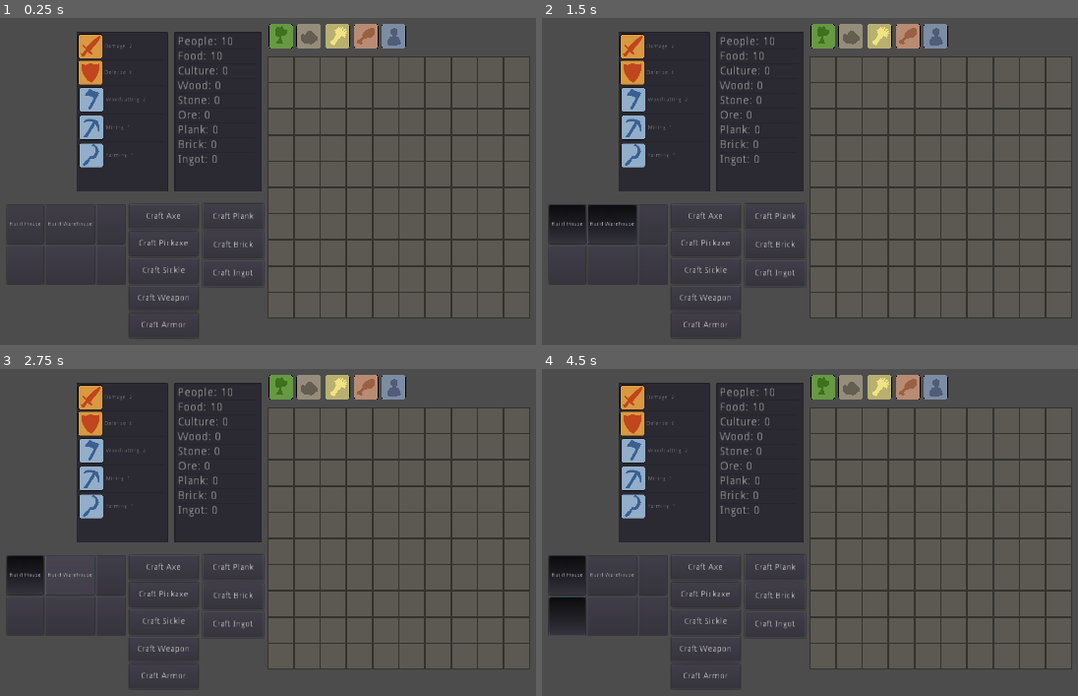
Above: before the commit, frames 1-4 (two rows, left to right).
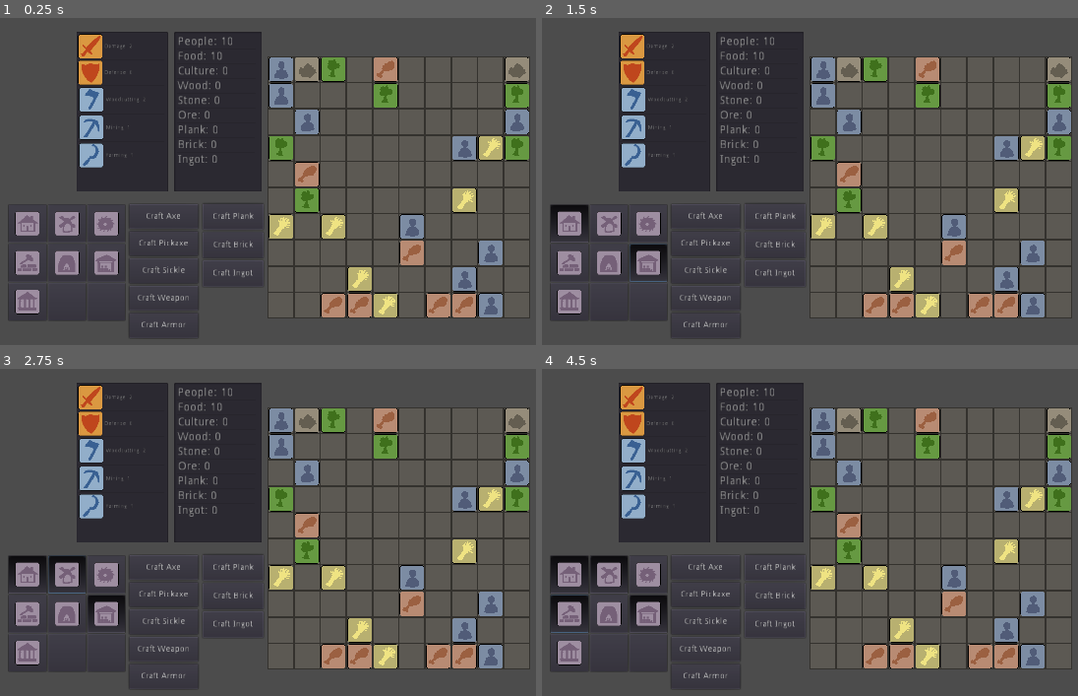
Above: after the commit, the same moments.

Repository: CertifiedIdiots/Resource-Battler
Game: Godot game, scene res://Main.tscn
Two runs of this game, one before a commit and one after it. Both use one fixed random seed, a clock stepped at 60 frames per second and the inputs below.
Inputs (mouse positions are in pixels of both pictures, inside the frame that each line leads up to; where the layout moved, square brackets give the same spot in the first picture):
- Up to frame 1 (0.25 s): no input
- Up to frame 2 (1.5 s): click (568, 224) at 0.5 s; click (649, 263) [611, 224] at 1.25 s
- Up to frame 3 (2.75 s): click (69, 575) at 2.02 s
- Up to frame 4 (4.5 s): click (654, 575) at 2.77 s; click (649, 575) at 3.52 s; click (568, 617) at 4.27 s

The runs differ from the first frame. In frame 1, 14% of the frame differs, in the area x 1-99%, y 1-93%; in frame 2, 15%; in frame 3, 15%; in frame 4, 15%.

Commit message:
board generation, all structures

Diff:
--- a/Game/Actions/Gather.gd
+++ b/Game/Actions/Gather.gd
@@ -21,6 +21,7 @@
 		if gamestate.materials["wood"] != gamestate.material_cap:
 			gamestate.materials["wood"] += clamp(gamestate.stats["woodcutting"], 0, (gamestate.material_cap-gamestate.materials["wood"]))
 			update_display()
+			self.queue_free()
 		else:
 			print("wood is full capacity!")
 
@@ -28,23 +29,28 @@
 	if (event.is_pressed()):
 		if gamestate.materials["stone"] != gamestate.material_cap:
 			gamestate.materials["stone"] += clamp(gamestate.stats["mining"], 0, (gamestate.material_cap-gamestate.materials["stone"]))
+			update_display()
+			self.queue_free()
 		else:
 			print("stone is full capacity!")
 		if gamestate.materials["ore"] != gamestate.material_cap:
 			gamestate.materials["ore"] += clamp(gamestate.stats["mining"], 0, (gamestate.material_cap-gamestate.materials["ore"]))
+			update_display()
+			self.queue_free()
 		else:
 			print("ore is full capacity!")
-		update_display()
 
 func wheat(viewport, event, shape_idx):
 	if (event.is_pressed()):
 		gamestate.food += (gamestate.stats["farming"])
 		update_display()
+		self.queue_free()
 
 func animal(viewport, event, shape_idx):
 	if (event.is_pressed()):
 		gamestate.food += (gamestate.stats["damage"])
 		update_display()
+		self.queue_free()
 
 func people(viewport, event, shape_idx):
 	if (event.is_pressed()):
@@ -52,5 +58,6 @@
 			gamestate.people += clamp(5, 0, (gamestate.people_cap-gamestate.people))
 			resourcelist.display_resources()
 			update_display()
+			self.queue_free()
 		else:
 			print("people are full capacity!")
--- a/Game/Actions/Structures.gd
+++ b/Game/Actions/Structures.gd
@@ -11,19 +11,11 @@
 	"monument": preload("res://Game/Tiles/MonumentTile.tscn").instance(),
 }
 
-var pressed
-
-func select_house(button_pressed):
+func select_structure(button_pressed):
 	if button_pressed:
-		gamestate.selected["house"] = true
+		gamestate.selected[str(self.name)] = true
 	else:
-		gamestate.selected["house"] = false
-
-func select_warehouse(button_pressed):
-	if button_pressed:
-		gamestate.selected["warehouse"] = true
-	else:
-		gamestate.selected["warehouse"] = false
+		gamestate.selected[str(self.name)] = false
 
 func place_structure():
 	if gamestate.selected["house"] and gamestate.tile_empty:
@@ -35,6 +27,47 @@
 			update_display()
 		else:
 			print("not enough material")
+
+	elif gamestate.selected["farm"] and gamestate.tile_empty:
+		if gamestate.materials["wood"] >= 2 and gamestate.materials["stone"] >= 3:
+			gamestate.materials["wood"] -= 2
+			gamestate.materials["stone"] -= 3
+			self.add_child(structure["farm"])
+			gamestate.structures["farm"] += 1
+			update_display()
+		else:
+			print("not enough material")
+
+	elif gamestate.selected["sawmill"] and gamestate.tile_empty:
+		if gamestate.materials["wood"] >= 2 and gamestate.materials["stone"] >= 3:
+			gamestate.materials["wood"] -= 2
+			gamestate.materials["stone"] -= 3
+			self.add_child(structure["sawmill"])
+			gamestate.structures["sawmill"] += 1
+			update_display()
+		else:
+			print("not enough material")
+
+	elif gamestate.selected["stonemason"] and gamestate.tile_empty:
+		if gamestate.materials["wood"] >= 2 and gamestate.materials["stone"] >= 3:
+			gamestate.materials["wood"] -= 2
+			gamestate.materials["stone"] -= 3
+			self.add_child(structure["stonemason"])
+			gamestate.structures["stonemason"] += 1
+			update_display()
+		else:
+			print("not enough material")
+
+	elif gamestate.selected["foundry"] and gamestate.tile_empty:
+		if gamestate.materials["wood"] >= 2 and gamestate.materials["stone"] >= 3:
+			gamestate.materials["wood"] -= 2
+			gamestate.materials["stone"] -= 3
+			self.add_child(structure["foundry"])
+			gamestate.structures["foundry"] += 1
+			update_display()
+		else:
+			print("not enough material")
+
 	elif gamestate.selected["warehouse"] and gamestate.tile_empty:
 		if gamestate.materials["wood"] >= 2 and gamestate.materials["stone"] >= 1:
 			gamestate.materials["wood"] -= 2
@@ -44,4 +77,16 @@
 			update_display()
 		else:
 			print("not enough material")
+
+	elif gamestate.selected["monument"] and gamestate.tile_empty:
+		if gamestate.materials["wood"] >= 2 and gamestate.materials["stone"] >= 2 and gamestate.materials["ore"] >= 2:
+			gamestate.materials["wood"] -= 2
+			gamestate.materials["stone"] -= 2
+			gamestate.materials["ore"] -= 2
+			self.add_child(structure["monument"])
+			gamestate.structures["monument"] += 1
+			update_display()
+		else:
+			print("not enough material")
+
 	else: return
--- a/Game/System/System.gd
+++ b/Game/System/System.gd
@@ -1 +1,30 @@
-extends Node
+class_name System
+extends TileGrid
+
+
+var initial_tiles = 30
+var board = []
+
+var rng = RandomNumberGenerator.new()
+
+func generate_board():
+	for tile in self.get_children():
+		board.append(tile)
+
+func _ready():
+	generate_board()
+	for tile_gen in board:
+
+		var resources = [
+			preload("res://Game/Tiles/TreeTile.tscn").instance(),
+			preload("res://Game/Tiles/RockTile.tscn").instance(),
+			preload("res://Game/Tiles/WheatTile.tscn").instance(),
+			preload("res://Game/Tiles/AnimalTile.tscn").instance(),
+			preload("res://Game/Tiles/PeopleTile.tscn").instance()
+			]
+
+		rng.randomize()
+		tile_gen.hover_tile()
+		rng.randi_range(0, board.size())
+		if tile_gen.gamestate.tile_empty and (rng.randi_range(0, board.size()) <= 34):
+			tile_gen.add_child(resources[(rng.randi_range(0, 4))])
--- a/Game/System/TileGrid.gd
+++ b/Game/System/TileGrid.gd
@@ -1,3 +1,4 @@
+class_name TileGrid
 extends Structures
 
 func hover_tile():
--- a/Main.tscn
+++ b/Main.tscn
@@ -1,20 +1,26 @@
-[gd_scene load_steps=13 format=2]
+[gd_scene load_steps=20 format=2]
 
 [ext_resource path="res://Assets/Art/test_tiles.tres" type="TileSet" id=1]
 [ext_resource path="res://Game/Actions/Structures.gd" type="Script" id=2]
 [ext_resource path="res://UI/Display.gd" type="Script" id=3]
 [ext_resource path="res://Game/System/Gamestate.gd" type="Script" id=4]
 [ext_resource path="res://Game/Actions/Craft.gd" type="Script" id=5]
+[ext_resource path="res://Assets/Art/Icons/house1.png" type="Texture" id=6]
 [ext_resource path="res://Game/Tiles/RockTile.tscn" type="PackedScene" id=7]
 [ext_resource path="res://Game/Tiles/TreeTile.tscn" type="PackedScene" id=8]
+[ext_resource path="res://Assets/Art/Icons/warehouse1.png" type="Texture" id=9]
 [ext_resource path="res://Game/Tiles/WheatTile.tscn" type="PackedScene" id=10]
+[ext_resource path="res://Assets/Art/Icons/farm1.png" type="Texture" id=11]
+[ext_resource path="res://Assets/Art/Icons/foundry1.png" type="Texture" id=12]
+[ext_resource path="res://Assets/Art/Icons/sawmill1.png" type="Texture" id=13]
 [ext_resource path="res://Game/Tiles/PeopleTile.tscn" type="PackedScene" id=14]
+[ext_resource path="res://Assets/Art/Icons/stonemason1.png" type="Texture" id=15]
 [ext_resource path="res://Game/Tiles/AnimalTile.tscn" type="PackedScene" id=16]
+[ext_resource path="res://Assets/Art/Icons/monument1.png" type="Texture" id=17]
 [ext_resource path="res://Game/System/System.gd" type="Script" id=18]
 [ext_resource path="res://UI/tile.tscn" type="PackedScene" id=19]
 
 [node name="System" type="Node"]
-script = ExtResource( 18 )
 
 [node name="Gamestate" type="Node2D" parent="."]
 position = Vector2( 64, 0 )
@@ -27,6 +33,7 @@
 tile_data = PoolIntArray( 196618, 0, 0, 196619, 0, 0, 196620, 0, 0, 196621, 0, 0, 196622, 0, 0, 196623, 0, 0, 196624, 0 …(1307 unchanged characters)…
 
 [node name="Board" type="Node2D" parent="Gamestate/Boardstate"]
+script = ExtResource( 18 )
 
 [node name="tile1" parent="Gamestate/Boardstate/Board" instance=ExtResource( 19 )]
 position = Vector2( 672, 224 )
@@ -436,70 +443,114 @@
 script = ExtResource( 5 )
 
 [node name="structures" type="GridContainer" parent="Gamestate/Interface"]
-margin_left = 3.0
+margin_left = 7.0
 margin_top = 554.0
 margin_right = 292.0
-margin_bottom = 749.0
+margin_bottom = 837.0
 columns = 3
 
 [node name="house" type="Button" parent="Gamestate/Interface/structures"]
-margin_right = 90.0
-margin_bottom = 96.0
-size_flags_horizontal = 3
-size_flags_vertical = 3
-toggle_mode = true
-text = "Build House"
+margin_right = 93.0
+margin_bottom = 92.0
+size_flags_horizontal = 3
+size_flags_vertical = 3
+toggle_mode = true
+icon = ExtResource( 6 )
+icon_align = 1
+script = ExtResource( 2 )
+
+[node name="farm" type="Button" parent="Gamestate/Interface/structures"]
+margin_left = 97.0
+margin_right = 189.0
+margin_bottom = 92.0
+size_flags_horizontal = 3
+size_flags_vertical = 3
+toggle_mode = true
+icon = ExtResource( 11 )
+icon_align = 1
+script = ExtResource( 2 )
+
+[node name="sawmill" type="Button" parent="Gamestate/Interface/structures"]
+margin_left = 193.0
+margin_right = 285.0
+margin_bottom = 92.0
+size_flags_horizontal = 3
+size_flags_vertical = 3
+toggle_mode = true
+icon = ExtResource( 13 )
+icon_align = 1
+script = ExtResource( 2 )
+
+[node name="stonemason" type="Button" parent="Gamestate/Interface/structures"]
+margin_top = 96.0
+margin_right = 93.0
+margin_bottom = 188.0
+size_flags_horizontal = 3
+size_flags_vertical = 3
+toggle_mode = true
+icon = ExtResource( 15 )
+icon_align = 1
+script = ExtResource( 2 )
+
+[node name="foundry" type="Button" parent="Gamestate/Interface/structures"]
+margin_left = 97.0
+margin_top = 96.0
+margin_right = 189.0
+margin_bottom = 188.0
+size_flags_horizontal = 3
+size_flags_vertical = 3
+toggle_mode = true
+icon = ExtResource( 12 )
+icon_align = 1
 script = ExtResource( 2 )
 
 [node name="warehouse" type="Button" parent="Gamestate/Interface/structures"]
-margin_left = 94.0
-margin_right = 215.0
-margin_bottom = 96.0
-size_flags_horizontal = 3
-size_flags_vertical = 3
-toggle_mode = true
-text = "Build Warehouse"
-script = ExtResource( 2 )
-
-[node name="Button3" type="Button" parent="Gamestate/Interface/structures"]
-margin_left = 219.0
-margin_right = 289.0
-margin_bottom = 96.0
-size_flags_horizontal = 3
-size_flags_vertical = 3
-toggle_mode = true
-script = ExtResource( 2 )
-
-[node name="Button4" type="Button" parent="Gamestate/Interface/structures"]
-margin_top = 100.0
-margin_right = 90.0
-margin_bottom = 195.0
-size_flags_horizontal = 3
-size_flags_vertical = 3
-toggle_mode = true
-script = ExtResource( 2 )
-
-[node name="Button5" type="Button" parent="Gamestate/Interface/structures"]
-margin_left = 94.0
-margin_top = 100.0
-margin_right = 215.0
-margin_bottom = 195.0
-size_flags_horizontal = 3
-size_flags_vertical = 3
-toggle_mode = true
-script = ExtResource( 2 )
-
-[node name="Button6" type="Button" parent="Gamestate/Interface/structures"]
-margin_left = 219.0
-margin_top = 100.0
-margin_right = 289.0
-margin_bottom = 195.0
-size_flags_horizontal = 3
-size_flags_vertical = 3
-toggle_mode = true
+margin_left = 193.0
+margin_top = 96.0
+margin_right = 285.0
+margin_bottom = 188.0
+size_flags_horizontal = 3
+size_flags_vertical = 3
+toggle_mode = true
+icon = ExtResource( 9 )
+icon_align = 1
+script = ExtResource( 2 )
+
+[node name="monument" type="Button" parent="Gamestate/Interface/structures"]
+margin_top = 192.0
+margin_right = 93.0
+margin_bottom = 283.0
+size_flags_horizontal = 3
+size_flags_vertical = 3
+toggle_mode = true
+icon = ExtResource( 17 )
+icon_align = 1
+script = ExtResource( 2 )
+
+[node name="none" type="Button" parent="Gamestate/Interface/structures"]
+margin_left = 97.0
+margin_top = 192.0
+margin_right = 189.0
+margin_bottom = 283.0
+size_flags_horizontal = 3
+size_flags_vertical = 3
+toggle_mode = true
+icon_align = 1
+script = ExtResource( 2 )
+
+[node name="none2" type="Button" parent="Gamestate/Interface/structures"]
+margin_left = 193.0
+margin_top = 192.0
+margin_right = 285.0
+margin_bottom = 283.0
+size_flags_horizontal = 3
+size_flags_vertical = 3
+toggle_mode = true
+icon_align = 1
 script = ExtResource( 2 )
 
 [node name="temp gather" type="Node2D" parent="Gamestate/Interface"]
+visible = false
 
 [node name="PeopleTile" parent="Gamestate/Interface/temp gather" instance=ExtResource( 14 )]
 position = Vector2( 947, 143 )
@@ -526,5 +577,12 @@
 [connection signal="pressed" from="Gamestate/Interface/items/craft sickle" to="Gamestate/Interface/items/craft sickle" method="t1_sickle"]
 [connection signal="pressed" from="Gamestate/Interface/items/craft weapon" to="Gamestate/Interface/items/craft weapon" method="t1_weapon"]
 [connection signal="pressed" from="Gamestate/Interface/items/craft armor" to="Gamestate/Interface/items/craft armor" method="t1_armor"]
-[connection signal="toggled" from="Gamestate/Interface/structures/house" to="Gamestate/Interface/structures/house" method="select_house"]
-[connection signal="toggled" from="Gamestate/Interface/structures/warehouse" to="Gamestate/Interface/structures/warehouse" method="select_warehouse"]
+[connection signal="toggled" from="Gamestate/Interface/structures/house" to="Gamestate/Interface/structures/house" method="select_structure"]
+[connection signal="toggled" from="Gamestate/Interface/structures/farm" to="Gamestate/Interface/structures/farm" method="select_structure"]
+[connection signal="toggled" from="Gamestate/Interface/structures/sawmill" to="Gamestate/Interface/structures/sawmill" method="select_structure"]
+[connection signal="toggled" from="Gamestate/Interface/structures/stonemason" to="Gamestate/Interface/structures/stonemason" method="select_structure"]
+[connection signal="toggled" from="Gamestate/Interface/structures/foundry" to="Gamestate/Interface/structures/foundry" method="select_structure"]
+[connection signal="toggled" from="Gamestate/Interface/structures/warehouse" to="Gamestate/Interface/structures/warehouse" method="select_structure"]
+[connection signal="toggled" from="Gamestate/Interface/structures/monument" to="Gamestate/Interface/structures/monument" method="select_structure"]
+[connection signal="toggled" from="Gamestate/Interface/structures/none" to="Gamestate/Interface/structures/none" method="select_structure"]
+[connection signal="toggled" from="Gamestate/Interface/structures/none2" to="Gamestate/Interface/structures/none2" method="select_structure"]
--- a/UI/Display.gd
+++ b/UI/Display.gd
@@ -14,11 +14,11 @@
 	add_item(str("Ingot: ", gamestate.materials["ingot"]))
 
 func load_stats():
-	add_item(str("Damage: ", gamestate.stats["damage"]), load("res://Assets/Art/damage1.png"))
-	add_item(str("Defense: ", gamestate.stats["defense"]), load("res://Assets/Art/defense1.png"))
-	add_item(str("Woodcutting: ", gamestate.stats["woodcutting"]), load("res://Assets/Art/axe1.png"))
-	add_item(str("Mining: ", gamestate.stats["mining"]), load("res://Assets/Art/pickaxe1.png"))
-	add_item(str("Farming: ", gamestate.stats["farming"]), load("res://Assets/Art/sickle1.png"))
+	add_item(str("Damage: ", gamestate.stats["damage"]), load("res://Assets/Art/Icons/damage1.png"))
+	add_item(str("Defense: ", gamestate.stats["defense"]), load("res://Assets/Art/Icons/defense1.png"))
+	add_item(str("Woodcutting: ", gamestate.stats["woodcutting"]), load("res://Assets/Art/Icons/axe1.png"))
+	add_item(str("Mining: ", gamestate.stats["mining"]), load("res://Assets/Art/Icons/pickaxe1.png"))
+	add_item(str("Farming: ", gamestate.stats["farming"]), load("res://Assets/Art/Icons/sickle1.png"))
 
 func display_resources():
 	set_item_text(0, str("People: ", gamestate.people))
--- a/project.godot
+++ b/project.godot
@@ -28,12 +28,24 @@
 "class": "Structures",
 "language": "GDScript",
 "path": "res://Game/Actions/Structures.gd"
+}, {
+"base": "TileGrid",
+"class": "System",
+"language": "GDScript",
+"path": "res://Game/System/System.gd"
+}, {
+"base": "Structures",
+"class": "TileGrid",
+"language": "GDScript",
+"path": "res://Game/System/TileGrid.gd"
 } ]
 _global_script_class_icons={
 "Craft": "",
 "Gamestate": "",
 "Gather": "",
-"Structures": ""
+"Structures": "",
+"System": "",
+"TileGrid": ""
 }
 
 [application]
Renamed: Assets/Art/axe1.png -> Assets/Art/Icons/axe1.png
Not shown, added: Assets/Art/Icons/axe1.png.import
Renamed: Assets/Art/damage1.png -> Assets/Art/Icons/damage1.png
Not shown, added: Assets/Art/Icons/damage1.png.import
Renamed: Assets/Art/defense1.png -> Assets/Art/Icons/defense1.png
Not shown, added: Assets/Art/Icons/defense1.png.import
Binary file added: Assets/Art/Icons/farm1.png
Not shown, added: Assets/Art/Icons/farm1.png.import
Binary file added: Assets/Art/Icons/foundry1.png
Not shown, changed: Assets/Art/Icons/foundry1.png.import
Binary file added: Assets/Art/Icons/house1.png
Not shown, changed: Assets/Art/Icons/house1.png.import
(and 13 more such lines)
